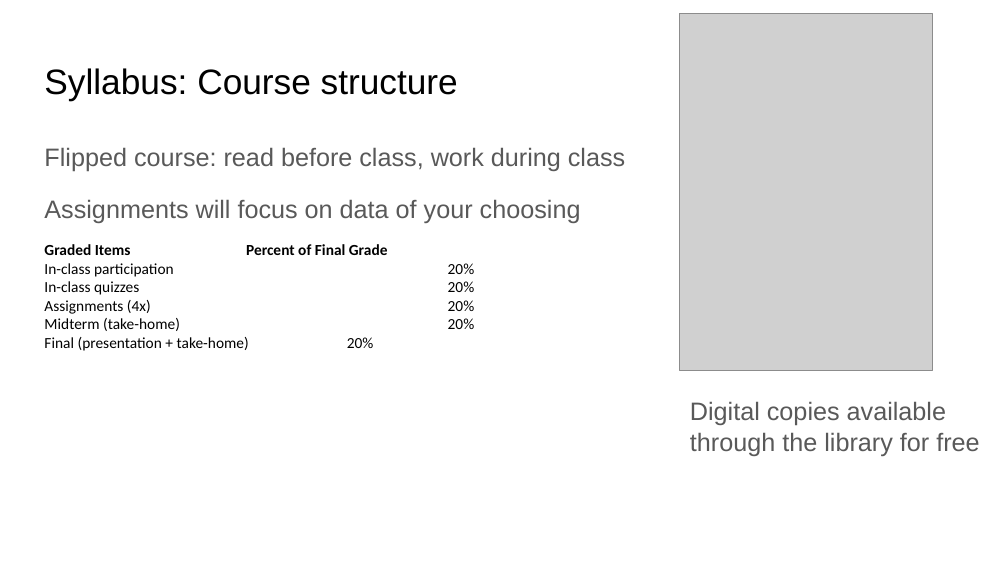
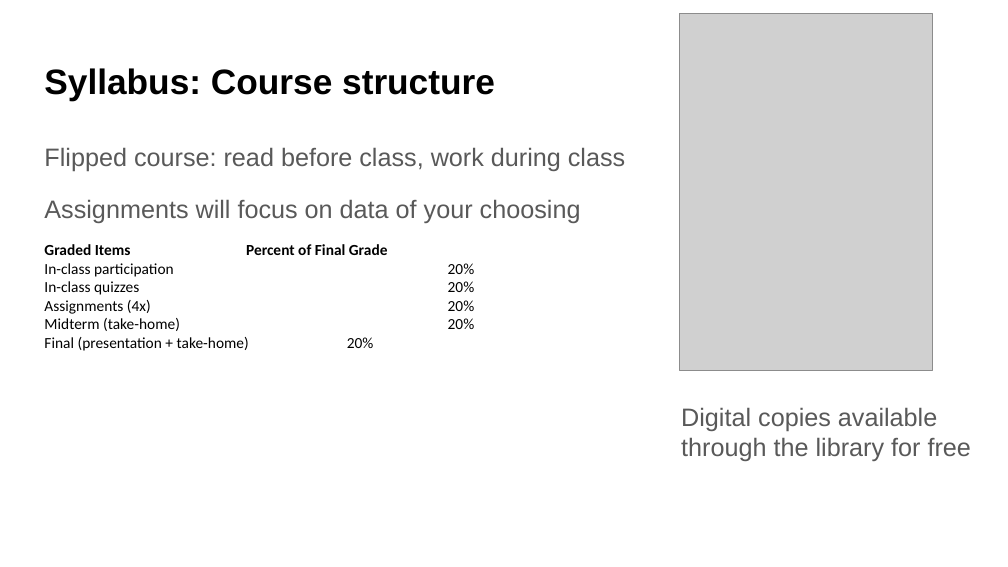
Before and after one commit to bmaitner/biometry_course, a slide deck: slide 5 of lectures/Lecture_01_course_introduction.pptx (slide 4 before the commit). Drawn at 1008x567 pixels with LibreOffice and Linux fonts; fonts in the diff are those of the drawing; grey boxes stand for pictures. Boxes give left, top, right and bottom in pixels: in the first picture for what was removed or moved away, otherwise in the second. Text is boxed around its words. In the diff, an @@ line names an element or a change of style, - is before the commit and + after.

```diff
--- a/lectures/Lecture_01_course_introduction.pptx
+++ b/lectures/Lecture_01_course_introduction.pptx
@@ title "Syllabus: Course structure" at bbox=[44, 68, 495, 100]: bold on @@
@@ text "Digital copies available through the ...": place and size @@
-text "Digital copies available through the ..." at bbox=[690, 401, 979, 456]
+text "Digital copies available through the ..." at bbox=[681, 407, 971, 461]
```
Also in this commit, not shown: 18 other slides changed, 5 slides added, 4 slides removed, 1 other file.
